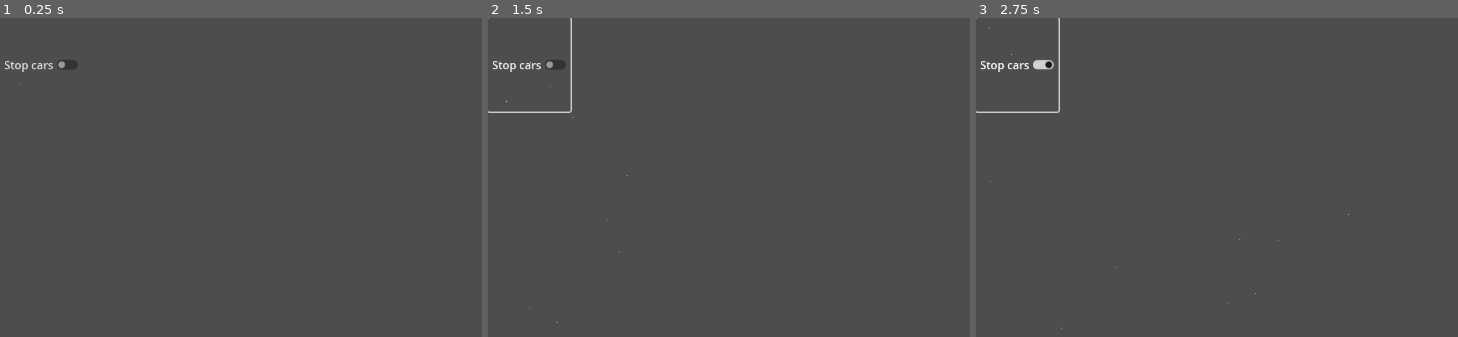
Above: before the commit, frames 1-3 (left to right).
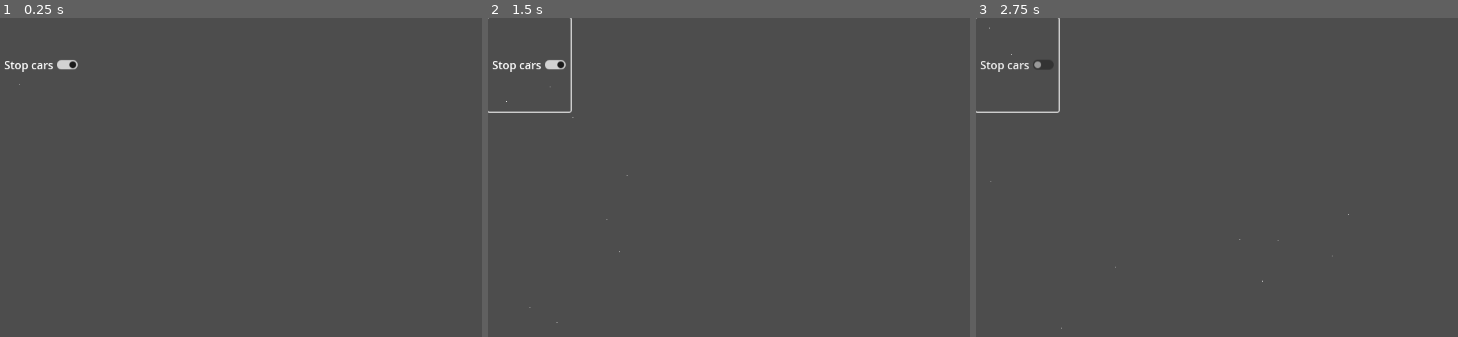
Above: after the commit, the same moments.

Repository: WinnerWind/omov-game
Game: Godot game, scene res://scenes/main.tscn
Two runs of this game, one before a commit and one after it. Both use one fixed random seed, a clock stepped at 60 frames per second and the inputs below.
Inputs:
- Up to frame 1 (0.25 s): no input
- Up to frame 2 (1.5 s): click "Stop cars" at 0.5 s; click "Stop cars" at 1.25 s
- Up to frame 3 (2.75 s): click "Stop cars" at 2 s

The runs differ from the first frame. In frame 1, 0.2% of the frame differs, in the area x 1-17%, y 13-17%; in frame 2, 0.1%; in frame 3, 0.1%.

Commit message:
Reset positions and clean up scene

Diff:
--- a/scenes/main.tscn
+++ b/scenes/main.tscn
@@ -1,8 +1,6 @@
-[gd_scene load_steps=8 format=3 uid="uid://bp6qss41chrho"]
+[gd_scene load_steps=6 format=3 uid="uid://bp6qss41chrho"]
 
 [ext_resource type="PackedScene" uid="uid://ctmkpurla8vot" path="res://scenes/prefabs/car.tscn" id="1_0wfyh"]
-[ext_resource type="Script" uid="uid://dm1cwo4hquhf6" path="res://scripts/slowdown_areas.gd" id="2_jyhfs"]
-[ext_resource type="PackedScene" uid="uid://bl8poaryl3h53" path="res://scenes/prefabs/stop_area.tscn" id="2_sugp2"]
 [ext_resource type="Script" uid="uid://cqp60ymv8d6c2" path="res://scripts/car_spawner.gd" id="3_sugp2"]
 
 [sub_resource type="Curve2D" id="Curve2D_sugp2"]
@@ -27,11 +25,6 @@
 
 [node name="Node2D" type="Node2D"]
 
-[node name="Stop Area" parent="." instance=ExtResource("2_sugp2")]
-script = ExtResource("2_jyhfs")
-apply_effect = true
-slowdown_speed = 100.0
-
 [node name="CarSpawner" type="Node2D" parent="." node_paths=PackedStringArray("timer")]
 script = ExtResource("3_sugp2")
 max_delay = 0.2
@@ -45,6 +38,5 @@
 [node name="Button" type="CheckButton" parent="."]
 offset_right = 88.0
 offset_bottom = 135.0
+button_pressed = true
 text = "Stop cars"
-
-[connection signal="toggled" from="Button" to="Stop Area" method="toggle_stopped_state"]
--- a/scenes/prefabs/stop_area.tscn
+++ b/scenes/prefabs/stop_area.tscn
@@ -24,5 +24,4 @@
 collision_shape = NodePath("CollisionShape2D")
 
 [node name="CollisionShape2D" type="CollisionShape2D" parent="."]
-position = Vector2(396, 405)
 shape = SubResource("RectangleShape2D_sugp2")
